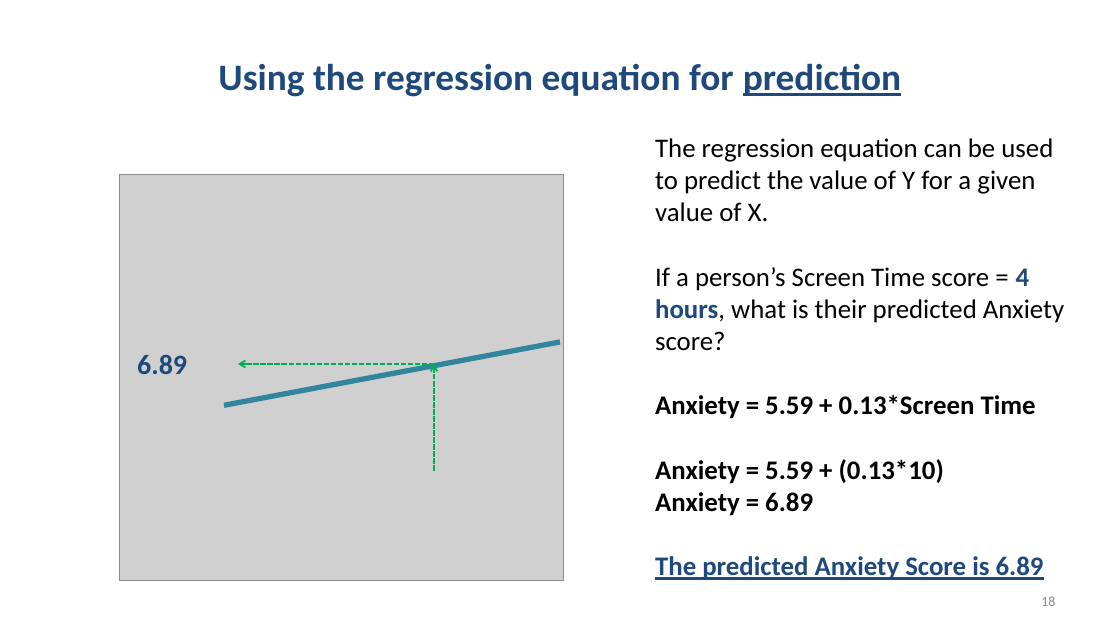
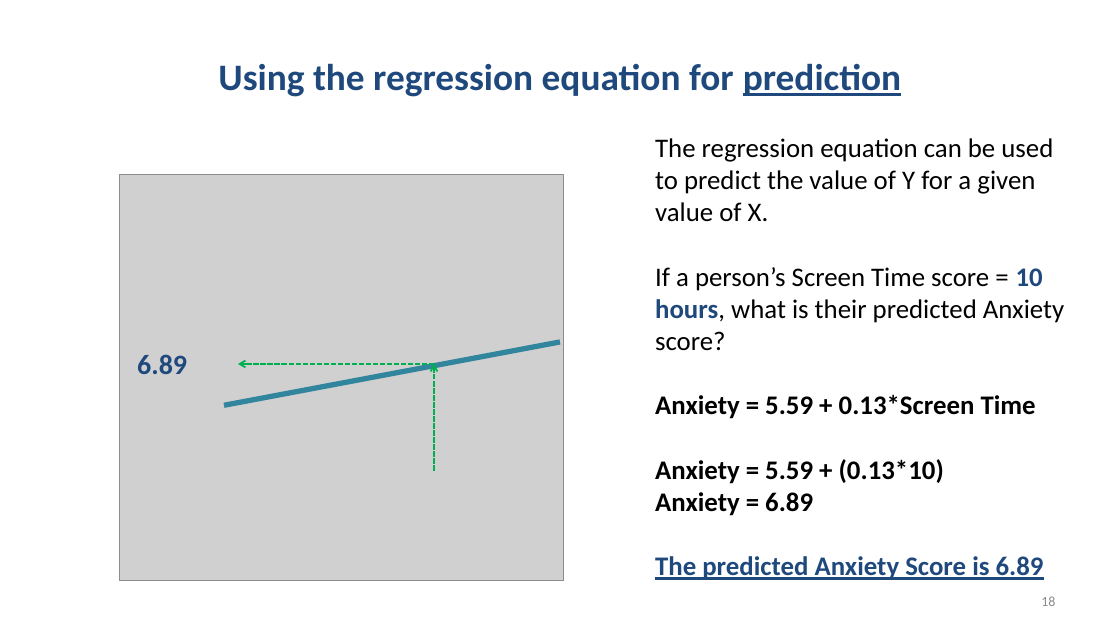
Before and after one commit to chrisjberry/datafluencyCB, a slide deck: slide 18 of docs/slides/PSYC753_L1_SimpleRegression.pptx. Drawn at 1120x630 pixels with LibreOffice and Linux fonts; fonts in the diff are those of the drawing; grey boxes stand for pictures. Boxes give left, top, right and bottom in pixels: in the first picture for what was removed or moved away, otherwise in the second. Text is boxed around its words. In the diff, an @@ line names an element or a change of style, - is before the commit and + after.

```diff
--- a/docs/slides/PSYC753_L1_SimpleRegression.pptx
+++ b/docs/slides/PSYC753_L1_SimpleRegression.pptx
@@ text at (655,267,1064,351): text changed @@
-If a person’s Screen Time score = 4 hours, what is their predicted Anxiety score?
+If a person’s Screen Time score = 10 hours, what is their predicted Anxiety score?
```
Also in this commit, not shown: 8 other slides changed.
